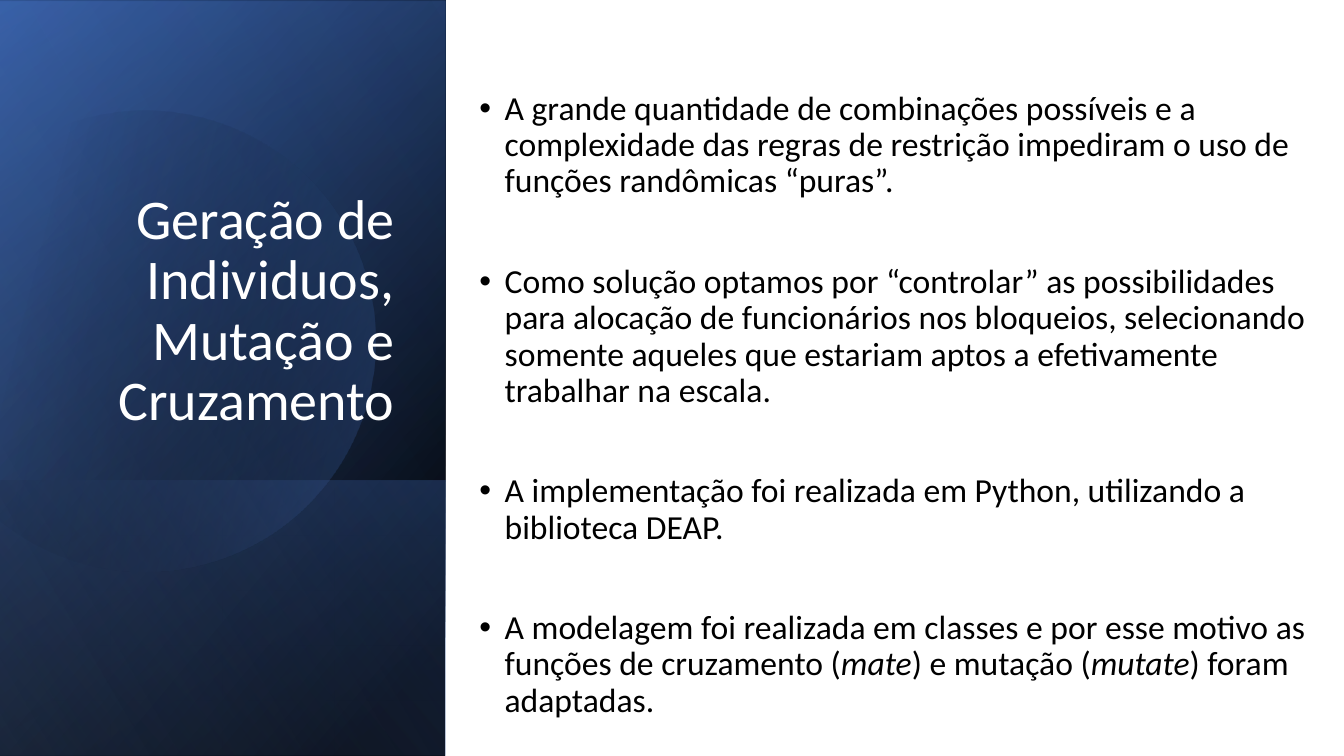
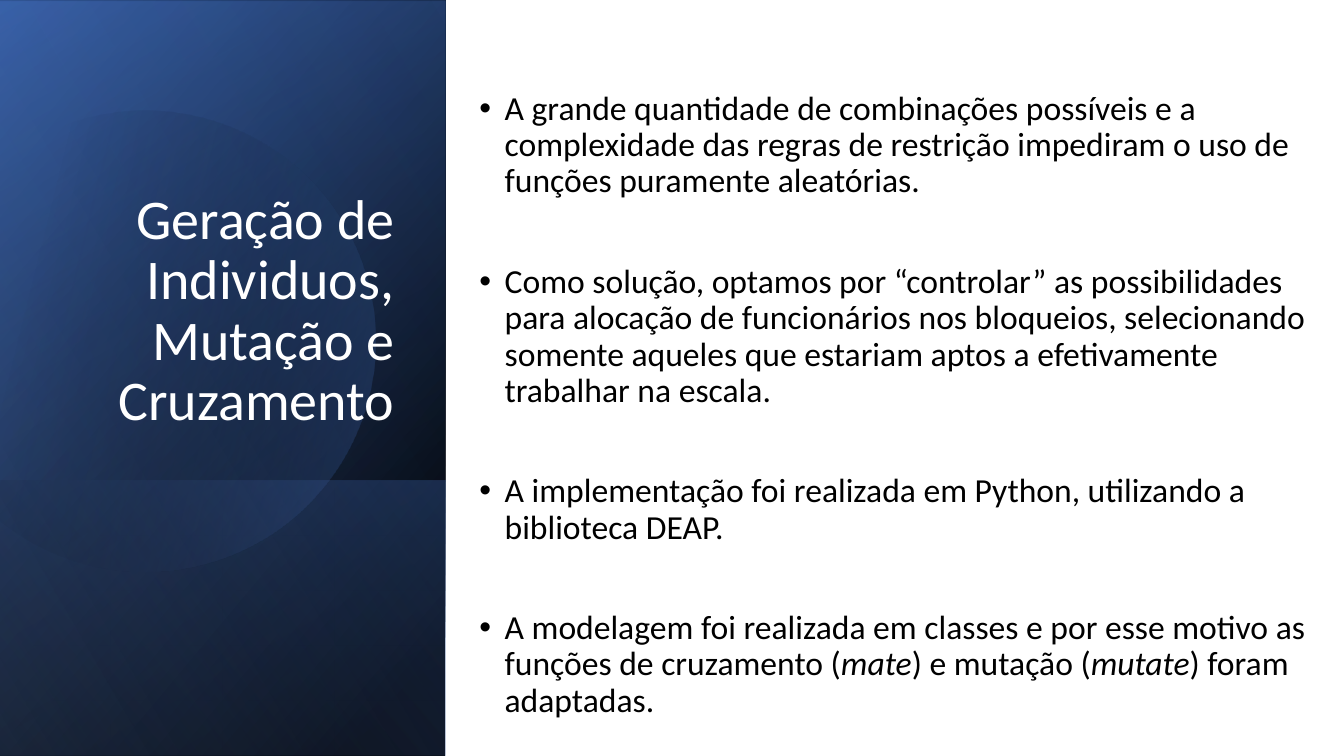
Before and after one commit to gdutramartins/bi-master-organizacao-planejamento, a slide deck: slide 11 of apresentacao/apresentacao-sobreaviso-ga.pptx. Drawn at 1344x756 pixels with LibreOffice and Linux fonts; fonts in the diff are those of the drawing. Boxes give left, top, right and bottom in pixels: in the first picture for what was removed or moved away, otherwise in the second. Text is boxed around its words. In the diff, an @@ line names an element or a change of style, - is before the commit and + after.

Commit message:
Corrigidos pequenos pontos da apresentação. Versão incrementada de 0.9 para 1.0.

```diff
--- a/apresentacao/apresentacao-sobreaviso-ga.pptx
+++ b/apresentacao/apresentacao-sobreaviso-ga.pptx
@@ text at bbox=[505, 96, 1305, 403]: text changed @@
-• A grande quantidade de combinações possíveis e a complexidade das regras de restrição impediram o uso de funções randômicas “puras”.
-• Como solução optamos por “controlar” as possibilidades para alocação de funcionários nos bloqueios, selecionando somente aqueles que estariam aptos a efetivamente trabalhar na escala.
+• A grande quantidade de combinações possíveis e a complexidade das regras de restrição impediram o uso de funções puramente aleatórias.
+• Como solução, optamos por “controlar” as possibilidades para alocação de funcionários nos bloqueios, selecionando somente aqueles que estariam aptos a efetivamente trabalhar na escala.
```
Also in this commit, not shown: 7 other slides changed.
